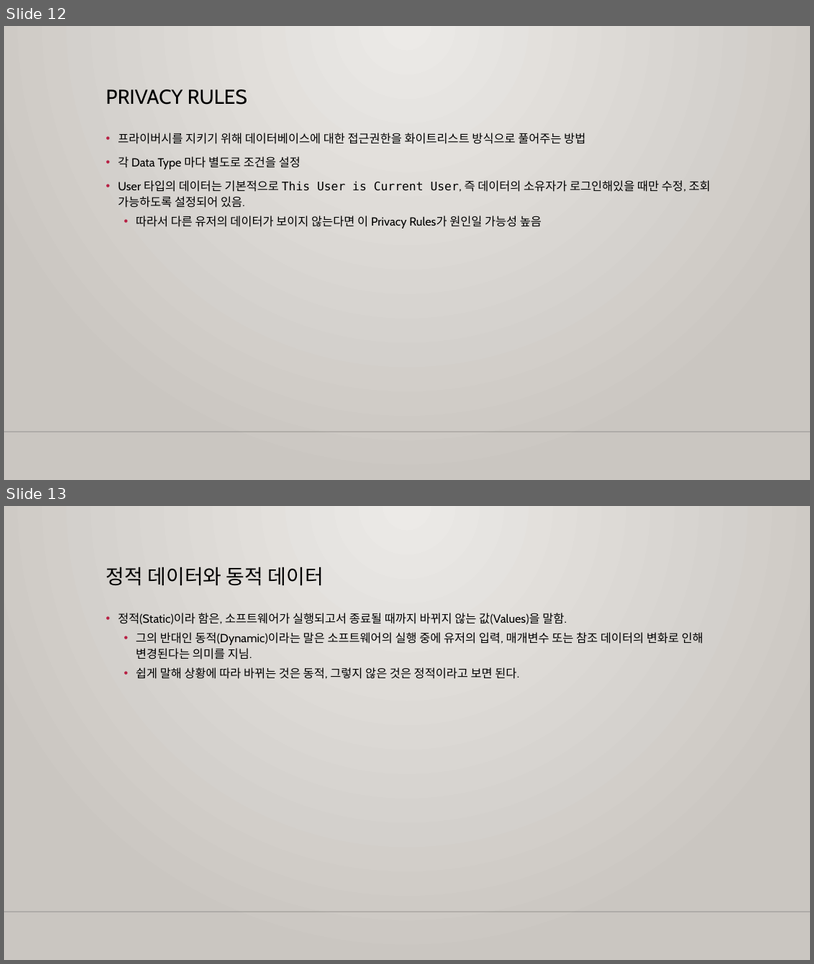
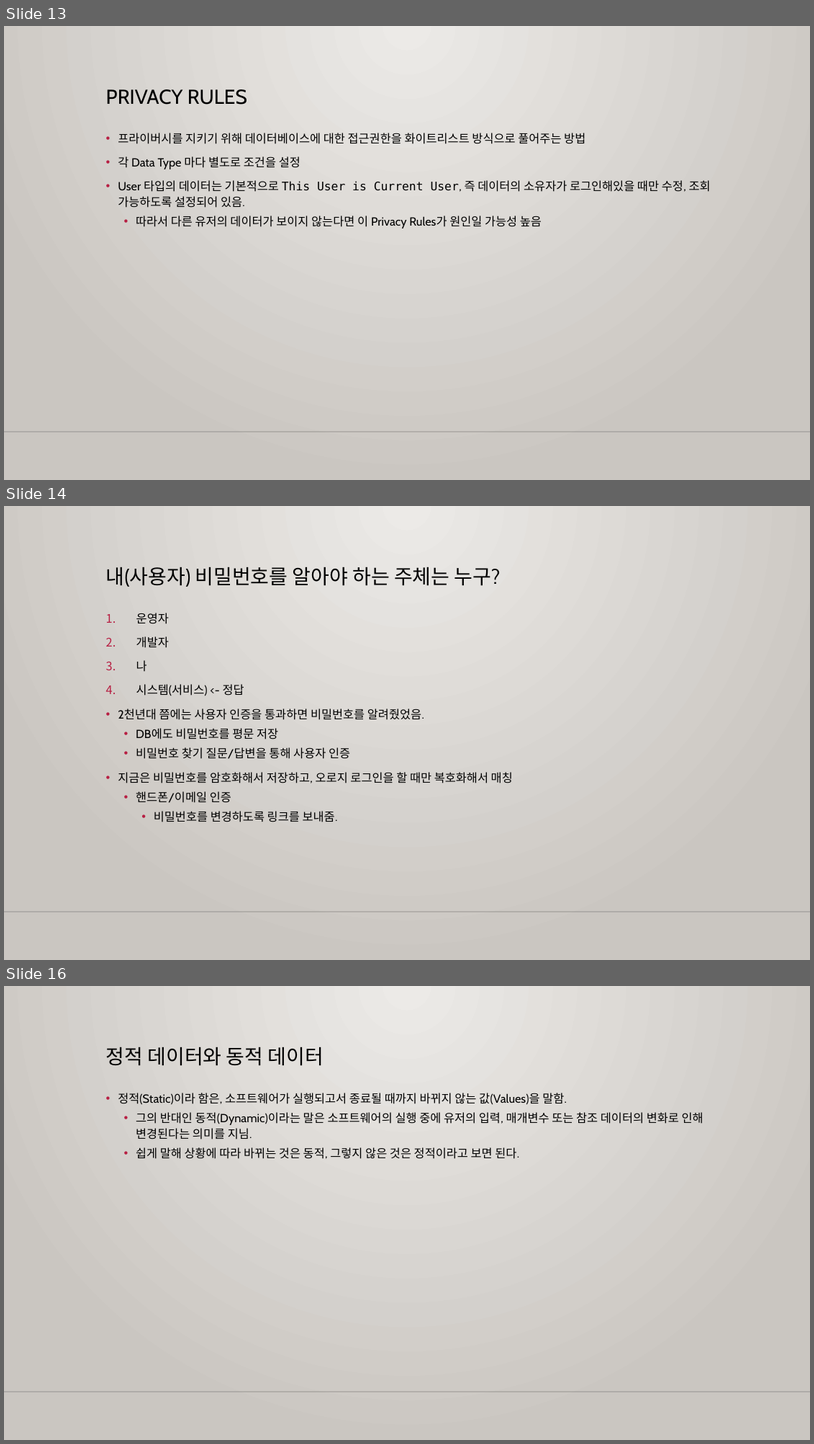
Before and after one commit to m00nlygreat/obsidian-vault, a slide deck: 노코드 엔지니어링/노코드 최강자 버블.pptx. Shown one above the other, each under a label of ours: slides 12 and 13 before the commit, slides 13, 14 and 16 after it; the slides between them are not shown. The pictures are 814x964 and 814x1444 pixels, drawn with LibreOffice and Linux fonts; fonts in the diff are those of the drawing; background and template pictures are left out. Boxes give left, top, right and bottom in pixels: in the first picture for what was removed or moved away, otherwise in the second. Text is boxed around its words. In the diff, an @@ line names an element or a change of style, - is before the commit and + after.

```diff
--- a/노코드 엔지니어링/노코드 최강자 버블.pptx
+++ b/노코드 엔지니어링/노코드 최강자 버블.pptx
@@ slide 14 added at <box>4,506,810,960</box>, background gradient #ECEAE7 to #CAC7C1; not listed: 1 template element that a slide beside it also shows @@
@@ title added at <box>106,567,501,587</box>, 24 pt, text #000000 @@
+내(사용자) 비밀번호를 알아야 하는 주체는 누구?
@@ text added at <box>118,613,513,822</box>, 14 pt, text #000000 @@
+1. 운영자
+2. 개발자
+3. 나
+4. 시스템(서비스) <- 정답
+• 2천년대 쯤에는 사용자 인증을 통과하면 비밀번호를 알려줬었음.
+  • DB에도 비밀번호를 평문 저장
+  • 비밀번호 찾기 질문/답변을 통해 사용자 인증
+• 지금은 비밀번호를 암호화해서 저장하고, 오로지 로그인을 할 때만 복호화해서 매칭
+  • 핸드폰/이메일 인증
+    • 비밀번호를 변경하도록 링크를 보내줌.
@@ what was slide 12 is now slide 13 @@
@@ what was slide 13 is now slide 16 @@
```
Also in this commit, not shown: 5 other slides added, 1 other file.
